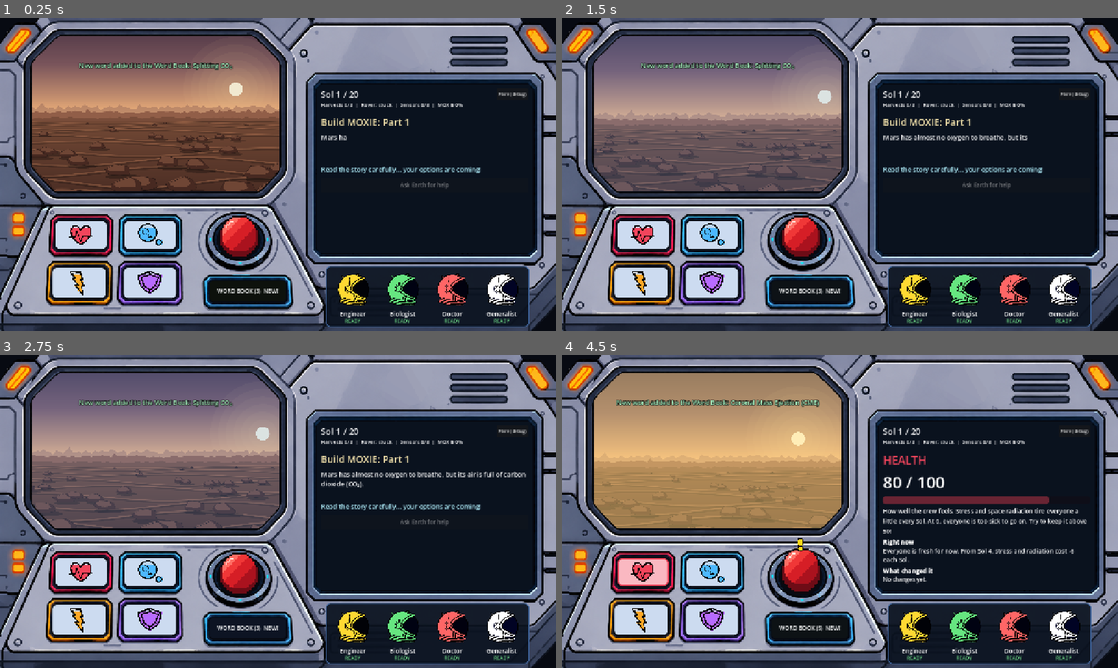
Above: before the commit, frames 1-4 (two rows, left to right).
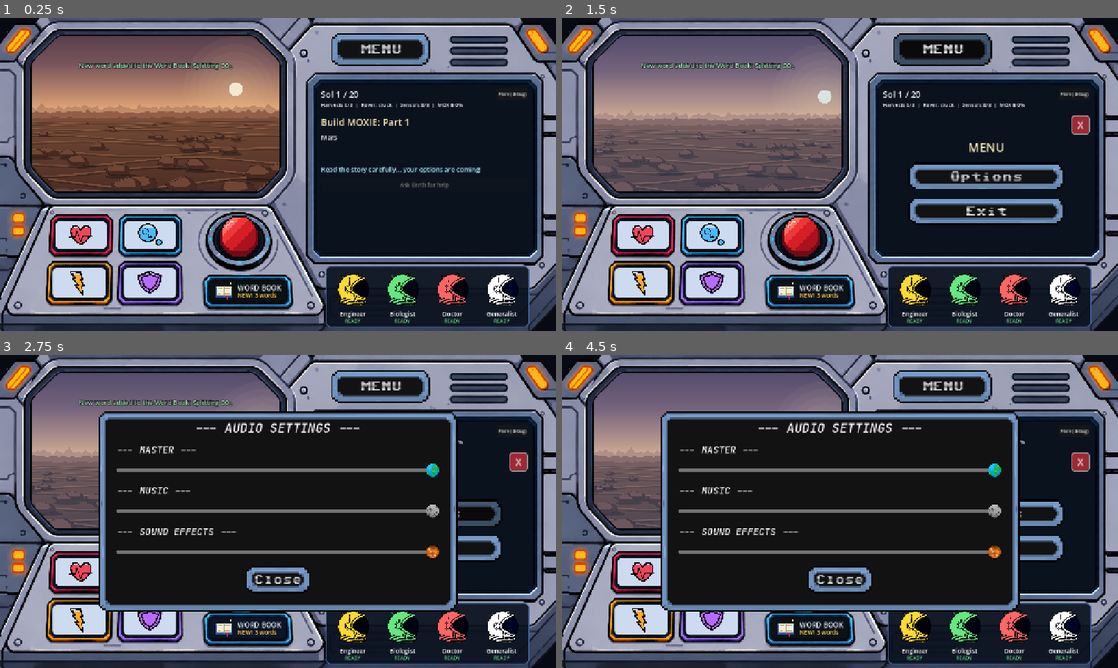
Above: after the commit, the same moments.

Repository: a930853/NasaHackaton_2026
Game: Godot game, scene res://Scenes/Gameplay.tscn
The game is run twice, just before and just after one commit, with the same random seed, the same clock (stepped at 60 frames per second) and the same inputs. This scene is started directly instead of the project's main scene.
Inputs (mouse positions are in pixels of both pictures, inside the frame that each line leads up to):
- Up to frame 1 (0.25 s): no input
- Up to frame 2 (1.5 s): click (801, 233) at 0.5 s; click (940, 49) at 1.25 s, where only the run after the commit has a clickable "MENU"
- Up to frame 3 (2.75 s): click (422, 514) at 2 s, where only the run after the commit has a clickable "Options"
- Up to frame 4 (4.5 s): click (1079, 461) at 2.75 s, where only the run after the commit has a clickable "X"; click "Flare (debug)" at 3.5 s; click (645, 570) at 4.25 s

The runs differ from the first frame. In frame 1, 2.2% of the frame differs, in the area x 38-78%, y 4-90%; in frame 2, 6.3%; in frame 3, 31%; in frame 4, 42%, in the area x 5-95%, y 4-90%.

Commit message:
Cambios de texto y boton de menu/opcion

Diff:
--- a/game/Scripts/intro.gd
+++ b/game/Scripts/intro.gd
@@ -6,6 +6,13 @@
 const NEXT_SCENE := "gameplay"
 const FALLBACK_IMAGE: Texture2D = preload("res://Images/MonsCloud_MarsExpress_1920.jpg")
 const PAGE_FADE := 0.25
+
+## The text of each page is written letter by letter so it is read, not skipped. It is faster than the
+## event text (the pages are long). Pressing Next while it is being written shows the rest at once.
+const TYPING_CHARS_PER_SECOND := 55.0
+const TYPING_MIN_SECONDS := 1.5
+const TYPING_MAX_SECONDS := 10.0
+const BUTTON_FONT_SIZE := 18
 
 const CREDIT_FALLBACK := "Image: ESA Mars Express (saved on this computer)"
 const CREDIT_NASA := "Image: NASA Image and Video Library"
@@ -27,6 +34,7 @@
 
 var _page: int = 0
 var _leaving: bool = false
+var _typing_tween: Tween = null
 
 @onready var background: TextureRect = %Background
 @onready var credit_label: Label = %CreditLabel
@@ -44,6 +52,9 @@
 	if NasaApi.cached_texture == null:
 		Events.nasa_data_received.connect(_on_nasa_data_received, CONNECT_ONE_SHOT)
 
+	for button in [back_button, next_button, skip_button]:
+		MenuStyle.apply(button, BUTTON_FONT_SIZE)   # same blue buttons as the menu
+
 	back_button.pressed.connect(_on_back_pressed)
 	next_button.pressed.connect(_on_next_pressed)
 	skip_button.pressed.connect(_leave)
@@ -56,27 +67,54 @@
 	_page = clampi(index, 0, PAGES.size() - 1)
 
 	if animate:
+		_stop_typing()
 		var tween := create_tween()
 		tween.tween_property(body_label, "modulate:a", 0.0, PAGE_FADE)
 		await tween.finished
 
 	title_label.text = PAGES[_page]["title"]
 	body_label.text = PAGES[_page]["body"]
+	body_label.modulate.a = 1.0
+	_start_typing()
 	page_label.text = "%d / %d" % [_page + 1, PAGES.size()]
 	back_button.disabled = _page == 0
 	next_button.text = "Start mission!" if _page == PAGES.size() - 1 else "Next"
 
-	if animate:
-		var tween_in := create_tween()
-		tween_in.tween_property(body_label, "modulate:a", 1.0, PAGE_FADE)
+
+## Writes the page letter by letter.
+func _start_typing() -> void:
+	_stop_typing()
+	body_label.visible_ratio = 0.0
+	var seconds: float = clampf(float(body_label.get_total_character_count()) / TYPING_CHARS_PER_SECOND,
+		TYPING_MIN_SECONDS, TYPING_MAX_SECONDS)
+	_typing_tween = create_tween()
+	_typing_tween.tween_property(body_label, "visible_ratio", 1.0, seconds)
+
+
+func _is_typing() -> bool:
+	return _typing_tween != null and _typing_tween.is_running()
+
+
+## Shows the whole page at once.
+func _stop_typing() -> void:
+	if _typing_tween != null:
+		_typing_tween.kill()
+		_typing_tween = null
+	body_label.visible_ratio = 1.0
 
 
 func _on_back_pressed() -> void:
+	if _is_typing():
+		_stop_typing()
+		return
 	if _page > 0:
 		_show_page(_page - 1)
 
 
 func _on_next_pressed() -> void:
+	if _is_typing():
+		_stop_typing()   # first press: show the rest of the page; second press: next page
+		return
 	if _page >= PAGES.size() - 1:
 		_leave()
 	else:
--- a/game/Scripts/main_menu.gd
+++ b/game/Scripts/main_menu.gd
@@ -7,6 +7,7 @@
 
 const MEMBERS_TOP_SPACE: float = 48.0     # hueco para el título "Members"
 const OFFLINE_COLOR: Color = Color(0.55, 0.55, 0.6)
+const LOBBY_FONT_SIZE: int = 16           # texto de los botones del lobby (más estrecho que el del menú)
 const QR_SIZE: float = 186.0              # lado del QR del lobby en pantalla
 
 @onready var mainButtons: Control = $MenuButtons
@@ -35,25 +36,21 @@
 	_build_mode_box()
 	_build_qr_box()
 
-	_back_button = Button.new()
-	_back_button.text = "Back"
-	_back_button.set_anchors_preset(Control.PRESET_CENTER)
-	_back_button.offset_left = -60.0
-	_back_button.offset_right = 50.0
-	_back_button.offset_top = 164.0
-	_back_button.offset_bottom = 218.0
+	# Botones del lobby: todos con el estilo azul del menú (MenuStyle).
+	MenuStyle.apply(start_expedition_button, LOBBY_FONT_SIZE)
+	MenuStyle.apply($Lobby/Button, LOBBY_FONT_SIZE)
+
+	# "Start expedition" pegado al borde derecho del panel; Back y "Play solo instead" junto a "Options",
+	# en la fila de abajo a la izquierda (los botones azules son grandes y no caben en una sola fila).
+	start_expedition_button.offset_left = 232.0
+	start_expedition_button.offset_right = 528.0
+	start_expedition_button.offset_top = 164.0
+	start_expedition_button.offset_bottom = 228.0
+
+	_back_button = _make_lobby_button("Back", 245.0, 355.0)
 	_back_button.pressed.connect(_on_lobby_back_pressed)
-	$Lobby/Panel.add_child(_back_button)
-
-	_local_button = Button.new()
-	_local_button.text = "Play solo instead"
-	_local_button.set_anchors_preset(Control.PRESET_CENTER)
-	_local_button.offset_left = 60.0
-	_local_button.offset_right = 312.0
-	_local_button.offset_top = 164.0
-	_local_button.offset_bottom = 218.0
+	_local_button = _make_lobby_button("Play solo instead", 367.0, 679.0)
 	_local_button.pressed.connect(_on_local_pressed)
-	$Lobby/Panel.add_child(_local_button)
 
 	Events.net_connected.connect(_on_net_connected)
 	Events.net_connection_failed.connect(_on_connection_failed)
@@ -94,19 +91,32 @@
 	var multi_button := _mode_button("Play multiplayer", "Up to 4 players. Each one joins with a phone and the crew votes.")
 	multi_button.pressed.connect(_on_multiplayer_pressed)
 	var back := _mode_button("Back", "")
-	back.custom_minimum_size = Vector2(0, 40)
 	back.pressed.connect(_on_mode_back_pressed)
 	_mode_box.add_child(solo)
 	_mode_box.add_child(multi_button)
 	_mode_box.add_child(back)
 
 
+## Botón azul anclado abajo a la izquierda de la pantalla del lobby, en la misma fila que "Options".
+func _make_lobby_button(text: String, left: float, right: float) -> Button:
+	var button := Button.new()
+	button.text = text
+	button.anchor_top = 1.0
+	button.anchor_bottom = 1.0
+	button.offset_left = left
+	button.offset_right = right
+	button.offset_top = -80.0
+	button.offset_bottom = -16.0
+	MenuStyle.apply(button, LOBBY_FONT_SIZE)
+	$Lobby.add_child(button)
+	return button
+
+
 func _mode_button(text: String, tooltip: String) -> Button:
 	var button := Button.new()
 	button.text = text
 	button.tooltip_text = tooltip
-	button.custom_minimum_size = Vector2(0, 64)
-	button.add_theme_font_size_override("font_size", 22)
+	MenuStyle.apply(button)
 	return button
 
 
--- a/game/Scripts/main_ui.gd
+++ b/game/Scripts/main_ui.gd
@@ -8,13 +8,14 @@
 ##                                  Fuerza de la base (morado): enseñan su estadística
 ##   Botón redondo               -> el evento (con móviles las opciones se ven en ellos; solo, aquí)
 ##   Botón ancho de abajo        -> libro de palabras científicas
+##   Botón MENU (arriba derecha) -> despliega «Options» (sonido) y «Exit» (vuelve al menú principal)
 ##
 ## Con móviles (multijugador), la tripulación vota en ellos (TurnManager.cast_vote, vía PhoneBridge) y
 ## aquí se ve el recuento (si empata dos veces, se sortea entre las empatadas).
 ## Jugando solo (sin móviles) las opciones salen en esta pantalla y se eligen con el ratón.
 ## Texto del juego: inglés sencillo para niños de 7 a 12 años.
 
-enum View { DECISIONS, STAT, GLOSSARY }
+enum View { DECISIONS, STAT, GLOSSARY, MENU }
 
 ## Tamaño del PNG del marco y huecos (en píxeles de la imagen) donde va cada elemento.
 const HUD_SIZE: Vector2 = Vector2(1680, 936)
@@ -27,9 +28,14 @@
 	"integrity": Rect2(372, 745, 162, 94),
 	"decide": Rect2(656, 590, 128, 110),
 	"words": Rect2(632, 785, 234, 64),
+	"menu": Rect2(1000, 46, 300, 98),     # placa gris sobre la pantalla derecha, a la izquierda de las 3 ranuras
 	"crew": Rect2(985, 742, 615, 182),
 }
 const BUTTON_INSET: float = 2.0
+const BOOK_ICON_PATH: String = "res://Images/Libro.png"
+const MENU_BUTTON_FONT_SIZE: int = 24
+const MENU_ITEM_WIDTH: float = 360.0
+const CLOSE_BUTTON_SIZE: float = 44.0
 
 const STAT_LABELS: Dictionary = {
 	"health": "Health", "oxygen": "Oxygen", "energy": "Energy", "integrity": "Base strength",
@@ -135,7 +141,12 @@
 var _hint_to_show: bool = false
 var _stat_buttons: Dictionary = {}    # stat -> Button
 var _stat_icons: Dictionary = {}      # stat -> StatIcon (dibujo en la cara del botón)
-var _words_label: Label
+var _words_label: Label                # texto pequeño del botón del libro («3 words», «NEW!»)
+var _menu_button: Button               # botón MENU de la placa de arriba a la derecha
+var _menu_view: Control                # lo que despliega: «Options», «Exit» y la X para cerrar
+var _options_panel: Control            # panel de sonido (res://Scenes/OptionsPanel.tscn)
+var _view_before_menu: int = View.DECISIONS
+var _leaving: bool = false
 var _view: int = View.DECISIONS
 var _selected_stat: String = "health"
 var _new_words: int = 0
@@ -153,10 +164,13 @@
 
 
 func _ready() -> void:
+	_menu_button = Button.new()   # se coloca con el resto del marco en _place_hud()
+	add_child(_menu_button)
 	_place_hud()
 	_build_buttons()
 	_build_overlays()
 	_build_options_box()
+	_build_menu()
 	toast_label.modulate.a = 0.0
 	for stat in GameState.STAT_NAMES:
 		_stat_history[stat] = []
@@ -205,6 +219,7 @@
 	_place(integrity_button, (HUD_RECTS["integrity"] as Rect2).grow(-BUTTON_INSET))
 	_place(decide_button, HUD_RECTS["decide"])
 	_place(words_button, (HUD_RECTS["words"] as Rect2).grow(-BUTTON_INSET))
+	_place(_menu_button, HUD_RECTS["menu"])
 	_place(crew_panel, HUD_RECTS["crew"])
 
 
@@ -248,8 +263,7 @@
 	_style_hud_button(words_button, Color(0.35, 0.7, 1.0), 8)
 	words_button.button_group = group
 	words_button.pressed.connect(_show_glossary)
-	var words_face: Dictionary = _build_face(words_button, "WORD BOOK", 13, 0)
-	_words_label = words_face["name"]
+	_build_words_face()
 
 
 ## Estilo común: fondo oscuro de pantalla, borde de color al pasar el ratón y al estar elegido.
@@ -278,30 +292,146 @@
 	return box
 
 
-## Texto sobre el botón: nombre pequeño y, opcionalmente, un número grande debajo.
-func _build_face(button: Button, title: String, title_size: int, value_size: int) -> Dictionary:
-	var box := VBoxContainer.new()
-	box.set_anchors_preset(Control.PRESET_FULL_RECT)
-	box.alignment = BoxContainer.ALIGNMENT_CENTER
-	box.mouse_filter = Control.MOUSE_FILTER_IGNORE
-	box.add_theme_constant_override("separation", -2)
-	button.add_child(box)
-
-	var name_label := Label.new()
-	name_label.text = title
-	name_label.horizontal_alignment = HORIZONTAL_ALIGNMENT_CENTER
-	name_label.add_theme_font_size_override("font_size", title_size)
-	name_label.mouse_filter = Control.MOUSE_FILTER_IGNORE
-	box.add_child(name_label)
-
-	var value_label: Label = null
-	if value_size > 0:
-		value_label = Label.new()
-		value_label.horizontal_alignment = HORIZONTAL_ALIGNMENT_CENTER
-		value_label.add_theme_font_size_override("font_size", value_size)
-		value_label.mouse_filter = Control.MOUSE_FILTER_IGNORE
-		box.add_child(value_label)
-	return {"name": name_label, "value": value_label}
+## Cara del botón del libro: un libro en pixel art a la izquierda y, a su lado, el nombre y cuántas
+## palabras se han descubierto. Si hay una nueva, el contador se pone ámbar con «NEW!».
+func _build_words_face() -> void:
+	var row := HBoxContainer.new()
+	row.set_anchors_preset(Control.PRESET_FULL_RECT)
+	row.alignment = BoxContainer.ALIGNMENT_CENTER
+	row.mouse_filter = Control.MOUSE_FILTER_IGNORE
+	row.add_theme_constant_override("separation", 10)
+	words_button.add_child(row)
+
+	if ResourceLoader.exists(BOOK_ICON_PATH):   # si aún no se importó, el botón sale solo con texto
+		var icon := TextureRect.new()
+		icon.texture = load(BOOK_ICON_PATH)
+		icon.custom_minimum_size = Vector2(44.0, 44.0)
+		icon.expand_mode = TextureRect.EXPAND_IGNORE_SIZE
+		icon.stretch_mode = TextureRect.STRETCH_KEEP_ASPECT_CENTERED
+		icon.texture_filter = CanvasItem.TEXTURE_FILTER_NEAREST
+		icon.mouse_filter = Control.MOUSE_FILTER_IGNORE
+		row.add_child(icon)
+
+	var texts := VBoxContainer.new()
+	texts.alignment = BoxContainer.ALIGNMENT_CENTER
+	texts.mouse_filter = Control.MOUSE_FILTER_IGNORE
+	texts.add_theme_constant_override("separation", -3)
+	row.add_child(texts)
+
+	var title := Label.new()
+	title.text = "WORD BOOK"
+	title.add_theme_font_size_override("font_size", 16)
+	title.add_theme_color_override("font_color", Color(0.93, 0.96, 1.0))
+	title.add_theme_color_override("font_outline_color", Color(0.02, 0.05, 0.12))
+	title.add_theme_constant_override("outline_size", 4)
+	title.mouse_filter = Control.MOUSE_FILTER_IGNORE
+	texts.add_child(title)
+
+	_words_label = Label.new()
+	_words_label.add_theme_font_size_override("font_size", 13)
+	_words_label.mouse_filter = Control.MOUSE_FILTER_IGNORE
+	texts.add_child(_words_label)
+
+
+## Botón MENU de la placa de arriba a la derecha y lo que despliega en la pantalla derecha: «Options»
+## (sonido), «Exit» (vuelve al menú principal) y una X arriba a la derecha para volver atrás.
+## Todos con el estilo azul del menú de inicio (MenuStyle).
+func _build_menu() -> void:
+	_menu_button.text = "MENU"
+	_menu_button.focus_mode = Control.FOCUS_NONE
+	_menu_button.tooltip_text = "Options and exit"
+	MenuStyle.apply(_menu_button, MENU_BUTTON_FONT_SIZE)
+	_menu_button.pressed.connect(_on_menu_button_pressed)
+
+	_menu_view = Control.new()
+	_menu_view.visible = false
+	_menu_view.size_flags_horizontal = Control.SIZE_EXPAND_FILL
+	_menu_view.size_flags_vertical = Control.SIZE_EXPAND_FILL
+	decisions_view.get_parent().add_child(_menu_view)
+
+	var center := CenterContainer.new()
+	center.set_anchors_preset(Control.PRESET_FULL_RECT)
+	_menu_view.add_child(center)
+	var column := VBoxContainer.new()
+	column.custom_minimum_size = Vector2(MENU_ITEM_WIDTH, 0.0)
+	column.add_theme_constant_override("separation", 16)
+	center.add_child(column)
+
+	var title := Label.new()
+	title.text = "MENU"
+	title.horizontal_alignment = HORIZONTAL_ALIGNMENT_CENTER
+	title.add_theme_font_size_override("font_size", 28)
+	title.add_theme_color_override("font_color", Color(1.0, 0.93, 0.7))
+	column.add_child(title)
+
+	var options_button := Button.new()
+	options_button.text = "Options"
+	options_button.tooltip_text = "Change the sound"
+	MenuStyle.apply(options_button, MENU_BUTTON_FONT_SIZE)
+	options_button.pressed.connect(_on_menu_options_pressed)
+	column.add_child(options_button)
+
+	var exit_button := Button.new()
+	exit_button.text = "Exit"
+	exit_button.tooltip_text = "Leave the mission and go back to the main menu"
+	MenuStyle.apply(exit_button, MENU_BUTTON_FONT_SIZE)
+	exit_button.pressed.connect(_on_menu_exit_pressed)
+	column.add_child(exit_button)
+
+	# X arriba a la derecha para volver atrás
+	var close_button := Button.new()
+	close_button.text = "X"
+	close_button.tooltip_text = "Close the menu"
+	close_button.focus_mode = Control.FOCUS_NONE
+	close_button.anchor_left = 1.0
+	close_button.anchor_right = 1.0
+	close_button.offset_left = -CLOSE_BUTTON_SIZE
+	close_button.offset_right = 0.0
+	close_button.offset_top = 0.0
+	close_button.offset_bottom = CLOSE_BUTTON_SIZE
+	close_button.add_theme_font_size_override("font_size", 22)
+	close_button.add_theme_stylebox_override("normal", _make_box(Color(0.62, 0.16, 0.2), Color(1, 1, 1, 0.55), 8, 2))
+	close_button.add_theme_stylebox_override("hover", _make_box(Color(0.85, 0.24, 0.3), Color.WHITE, 8, 2))
+	close_button.add_theme_stylebox_override("pressed", _make_box(Color(0.45, 0.1, 0.14), Color.WHITE, 8, 2))
+	close_button.add_theme_stylebox_override("focus", StyleBoxEmpty.new())
+	close_button.pressed.connect(_close_menu)
+	_menu_view.add_child(close_button)
+
+	_options_panel = (load("res://Scenes/OptionsPanel.tscn") as PackedScene).instantiate()
+	add_child(_options_panel)   # el último hijo se dibuja encima de todo; empieza oculto
+
+
+func _on_menu_button_pressed() -> void:
+	if _view == View.MENU:
+		_close_menu()
+		return
+	_view_before_menu = _view
+	_show_view(View.MENU)
+
+
+## La X: vuelve a lo que se estaba viendo (evento, una barra o el libro).
+func _close_menu() -> void:
+	match _view_before_menu:
+		View.STAT:
+			_show_stat(_selected_stat)
+		View.GLOSSARY:
+			_show_glossary()
+		_:
+			_show_view(View.DECISIONS)
+
+
+func _on_menu_options_pressed() -> void:
+	Events.sfx_requested.emit("click", 0.05)
+	_options_panel.visible = true
+
+
+## Salir de la partida: de vuelta al menú principal (cierra también la sala si era multijugador).
+func _on_menu_exit_pressed() -> void:
+	if _leaving:
+		return
+	_leaving = true
+	Events.sfx_requested.emit("click", 0.05)
+	Events.scene_change_requested.emit("menu")
 
 
 ## Contenedor de las opciones para jugar solo: va en la pantalla derecha, justo bajo el aviso de espera.
@@ -352,6 +482,7 @@
 	decisions_view.visible = view == View.DECISIONS
 	stat_view.visible = view == View.STAT
 	glossary_view.visible = view == View.GLOSSARY
+	_menu_view.visible = view == View.MENU
 	if view == View.DECISIONS:
 		decide_button.button_pressed = true
 
@@ -507,10 +638,13 @@
 func _refresh_words_button() -> void:
 	if _words_label == null:
 		return
-	var text: String = "WORD BOOK (%d)" % GameState.unlocked_terms.size()
+	var count: int = GameState.unlocked_terms.size()
+	var text: String = "%d word%s" % [count, "" if count == 1 else "s"]
 	if _new_words > 0:
-		text += "  NEW!"
+		text = "NEW!  " + text
 	_words_label.text = text
+	_words_label.add_theme_color_override("font_color",
+		Color(1.0, 0.82, 0.35) if _new_words > 0 else Color(0.6, 0.8, 1.0))
 
 
 func _refresh_conditions() -> void:
@@ -543,7 +677,7 @@
 
 # -------------------------------------------------------- Señales del TurnManager
 
-func _on_sol_started(sol: int, lines: Array) -> void:
+func _on_sol_started(sol: int, _lines: Array) -> void:
 	sol_label.text = "Sol %d / %d" % [sol, GameState.MAX_SOLS]
 	if sol == 1:
 		# Partida nueva: sincroniza las barras sin números flotantes y borra el historial.
@@ -552,8 +686,10 @@
 			_stat_history[stat] = []
 		_new_words = 0
 		_suppress_deltas = false
-	summary_label.text = "\n".join(PackedStringArray(lines))
-	summary_label.visible = not lines.is_empty()
+	# Las noticias del amanecer («el ingeniero ha vuelto», «el oxígeno bajó»...) ya no se escriben sobre el
+	# evento: las barras enseñan sus cambios y los avatares, quién está en la base.
+	summary_label.text = ""
+	summary_label.visible = false
 	feedback_label.visible = false
 	continue_button.visible = false
 	_refresh_all()
--- /dev/null
+++ b/game/Scripts/menu_style.gd
@@ -0,0 +1,44 @@
+class_name MenuStyle
+extends RefCounted
+## Estilo azul de los botones de las pantallas anteriores a la partida (menú, elección de modo, lobby,
+## opciones y tutorial): el marco azul de res://Styles/Button.tres (MarcoBoton.png), que se apaga un
+## poco al pasar el ratón (HoverButton.tres), con la fuente del título del menú.
+## Uso: MenuStyle.apply(boton) o MenuStyle.apply(boton, 18) para un texto más pequeño.
+
+const NORMAL: StyleBoxTexture = preload("res://Styles/Button.tres")
+const HOVER: StyleBoxTexture = preload("res://Styles/HoverButton.tres")
+const FONT: Font = preload("res://TextFonts/sixtyfour/static/sixtyfour-math-400-normal.ttf")
+
+const DEFAULT_FONT_SIZE: int = 22
+const MIN_HEIGHT: float = 64.0            # el marco azul tiene esquinas de 32 px: más bajo se deforma
+const SIDE_PADDING: float = 20.0
+const VERTICAL_PADDING: float = 10.0
+const DISABLED_DIM: float = 0.45          # cuánto se oscurece un botón desactivado
+
+
+## Pone a un botón el estilo azul. Conserva el tamaño mínimo que ya tuviera, si es mayor.
+static func apply(button: Button, font_size: int = DEFAULT_FONT_SIZE) -> void:
+	var normal: StyleBoxTexture = _padded(NORMAL)
+	var hover: StyleBoxTexture = _padded(HOVER)
+	var disabled: StyleBoxTexture = _padded(NORMAL)
+	disabled.modulate_color = Color(DISABLED_DIM, DISABLED_DIM, DISABLED_DIM, 1.0)
+
+	button.add_theme_stylebox_override("normal", normal)
+	button.add_theme_stylebox_override("pressed", normal)
+	button.add_theme_stylebox_override("hover", hover)
+	button.add_theme_stylebox_override("hover_pressed", hover)
+	button.add_theme_stylebox_override("disabled", disabled)
+	button.add_theme_stylebox_override("focus", hover)
+	button.add_theme_font_override("font", FONT)
+	button.add_theme_font_size_override("font_size", font_size)
+	button.custom_minimum_size.y = maxf(button.custom_minimum_size.y, MIN_HEIGHT)
+
+
+## Copia del marco con el relleno interior justo para el texto (el marco se estira con sus esquinas de 32 px).
+static func _padded(source: StyleBoxTexture) -> StyleBoxTexture:
+	var style: StyleBoxTexture = source.duplicate()
+	style.content_margin_left = SIDE_PADDING
+	style.content_margin_right = SIDE_PADDING
+	style.content_margin_top = VERTICAL_PADDING
+	style.content_margin_bottom = VERTICAL_PADDING
+	return style
--- a/game/Scripts/options_panel.gd
+++ b/game/Scripts/options_panel.gd
@@ -9,6 +9,7 @@
 func _ready() -> void:
 	# Sincroniza los sliders con el volumen actual de los buses al cargar
 	self.visible = false
+	MenuStyle.apply(close_button)   # mismo botón azul que el menú
 	master_slider.value = _get_bus_linear(&"Master")
 	music_slider.value = _get_bus_linear(&"Music")
 	sfx_slider.value = _get_bus_linear(&"SFX")
--- a/game/Scripts/turn_manager.gd
+++ b/game/Scripts/turn_manager.gd
@@ -27,11 +27,11 @@
 const REQUEST_TIMEOUT: float = 3.0
 
 ## Lectura del evento: el texto sale poco a poco y no se puede elegir hasta que acaba, para que
-## se lea antes de pulsar. 30 letras por segundo es más rápido que leer pero se nota que va escribiendo;
-## un texto normal (~220 letras) tarda unos 7 s. Mínimo y máximo para que nunca sea eterno ni instantáneo.
-const READING_CHARS_PER_SECOND: float = 30.0
-const READING_MIN_SECONDS: float = 2.0
-const READING_MAX_SECONDS: float = 10.0
+## se lea antes de pulsar. 23 letras por segundo se nota que va escribiendo pero deja leer sin esperar de
+## más: un texto normal (~130 letras) tarda unos 6 s. Mínimo y máximo para que nunca sea eterno ni instantáneo.
+const READING_CHARS_PER_SECOND: float = 23.0
+const READING_MIN_SECONDS: float = 2.5
+const READING_MAX_SECONDS: float = 12.0
 const FLARE_LOOKBACK_DAYS: int = 3
 
 ## Distancia Tierra-Marte de respaldo (no se consulta JPL Horizons en este prototipo).
Binary file added: game/Images/Libro.png
Not shown, added: game/Images/Libro.png.import
Not shown, added: game/Scripts/menu_style.gd.uid
Not shown, changed: docs/juego/diseno.md
Not shown, changed: docs/resumen.md
